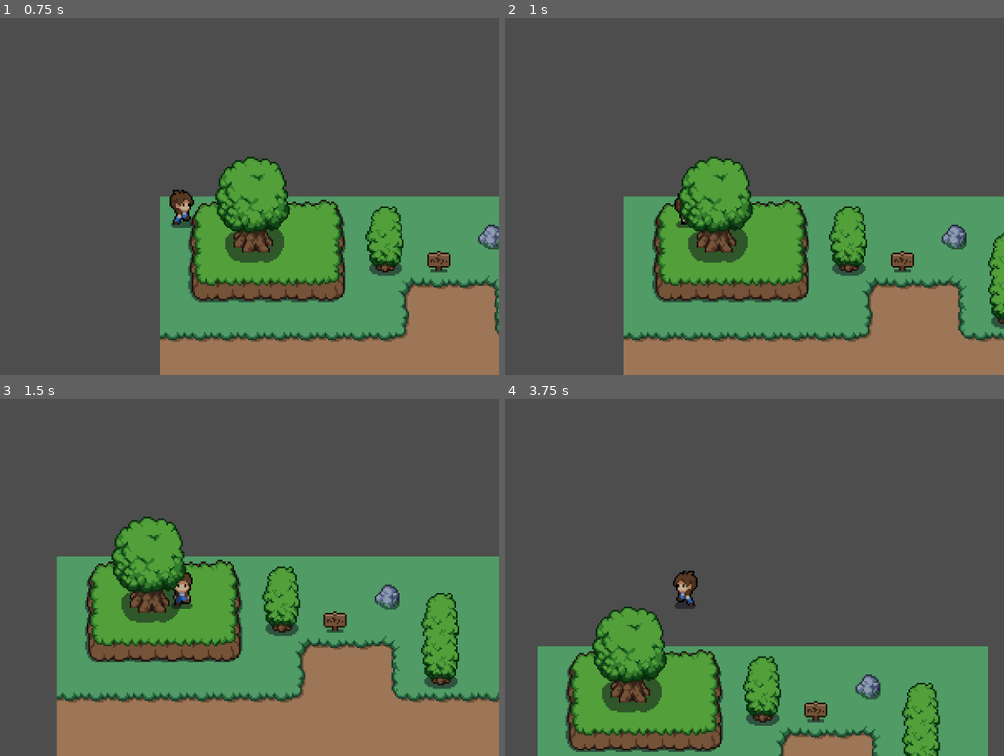
Above: before the commit, frames 1-4 (two rows, left to right).
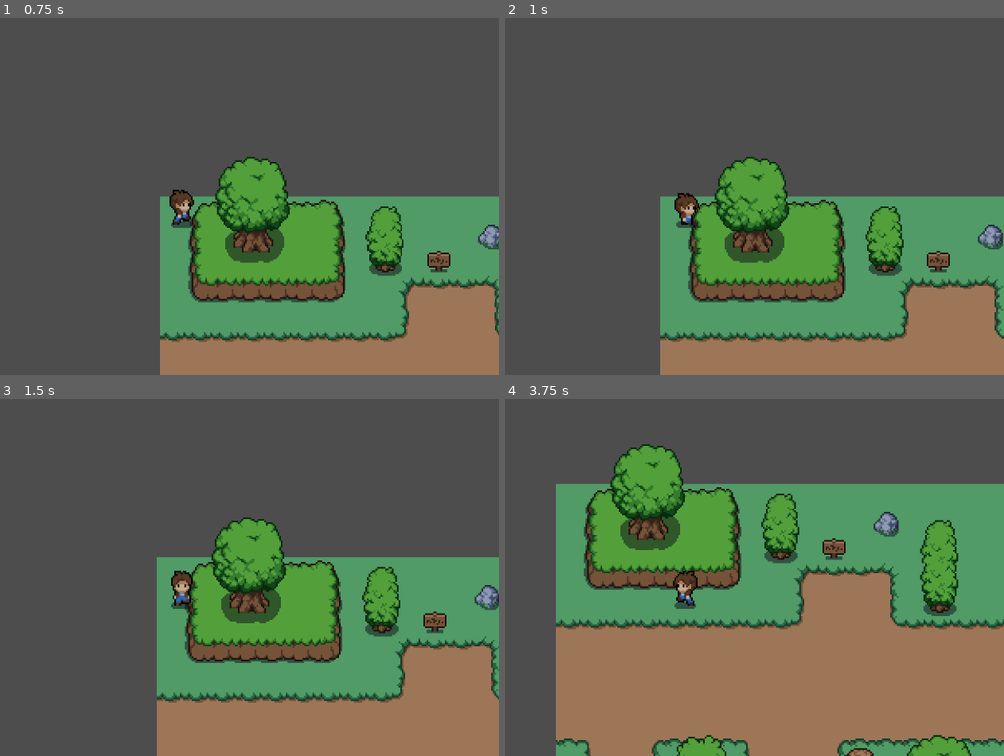
Above: after the commit, the same moments.

Repository: floweeb/godot2d_LE
Game: Godot game, scene res://scenes/level_1.tscn
Same seed, same stepped clock (60 frames per second), same inputs: the game is played once before the commit and once after it.
Inputs:
- Up to frame 1 (0.75 s): tap Enter at 0.5 s; hold D (right) from 0.53 s (still down)
- Up to frame 2 (1 s): keep holding D (right)
- Up to frame 3 (1.5 s): release D (right) at 1.28 s; hold S (down) from 1.28 s (still down)
- Up to frame 4 (3.75 s): release S (down) at 2.03 s; hold D (right) 2.03-2.78 s; hold W (up) 2.78-3.53 s; hold A (left) from 3.53 s (still down)

Frame 1 is identical in both runs. In frame 2, 20% of the frame differs, in the area x 23-100%, y 38-100%; in frame 3, 31%; in frame 4, 69%, in the area x 6-100%, y 12-100%.

Commit message:
most collision is set except one part of the mountain to help with climbing it, plus ysorting, but the plackert(*siko sure spelling) and the rock are interacting funnily with the player, when the player approaches from below

Diff:
--- a/scenes/landscape.tscn
+++ b/scenes/landscape.tscn
@@ -7,11 +7,14 @@
 0:4/0 = 0
 1:4/0 = 0
 2:4/0 = 0
+2:4/0/physics_layer_0/polygon_0/points = PackedVector2Array(-8, -2.625, -8, -4.875, 8, -4.25, 8, -1.875)
 3:4/0 = 0
+3:4/0/physics_layer_0/polygon_0/points = PackedVector2Array(2, -0.125, -1.375, -2.875, -8, -4, -4.75, -5.5, 2, -3.625, 6.625, 8, 4.5, 8)
 4:4/0 = 0
 5:4/0 = 0
 0:5/0 = 0
 1:5/0 = 0
+1:5/0/physics_layer_0/polygon_0/points = PackedVector2Array(-4.375, -9.5, -1.25, -8, -2, 2.125, -1.375, 8, -4.125, 8, -5.375, 3)
 2:5/0 = 0
 3:5/0 = 0
 3:5/0/physics_layer_0/polygon_0/points = PackedVector2Array(2.25, 8, 2.25, -8, 5.625, -8, 6.375, 0, 6.625, 8)
--- a/scenes/objects.tscn
+++ b/scenes/objects.tscn
@@ -5,8 +5,14 @@
 [sub_resource type="TileSetAtlasSource" id="TileSetAtlasSource_1oixm"]
 texture = ExtResource("1_bdh55")
 0:0/0 = 0
+0:0/0/y_sort_origin = 3
+0:0/0/physics_layer_0/polygon_0/points = PackedVector2Array(6.25, 1.625, 5, 5.875, -3.25, 5.625, -5.875, 2.125)
 0:1/0 = 0
+0:1/0/y_sort_origin = 3
+0:1/0/physics_layer_0/polygon_0/points = PackedVector2Array(6.25, 1.625, 5, 5.875, -3.25, 5.625, -5.875, 2.125)
 5:0/0 = 0
+5:0/0/y_sort_origin = 3
+5:0/0/physics_layer_0/polygon_0/points = PackedVector2Array(6.25, 1.625, 6.375, 6.375, -6.625, 6.25, -6.75, 1.75)
 11:2/size_in_atlas = Vector2i(1, 2)
 11:2/0 = 0
 10:0/size_in_atlas = Vector2i(2, 1)
@@ -17,6 +23,8 @@
 0:5/0/physics_layer_0/polygon_0/points = PackedVector2Array(-8.66206, 12.1976, 7.6014, 12.0208, 12.7279, 19.799, 10.253, 26.163, -5.65685, 25.8094, -11.75, 22.25, -11.6673, 15.7331)
 6:7/size_in_atlas = Vector2i(2, 2)
 6:7/0 = 0
+6:7/0/y_sort_origin = 6
+6:7/0/physics_layer_0/polygon_0/points = PackedVector2Array(-14.125, 7.875, -10.6066, 11.1369, -1.875, 12.25, 5.625, 11.375, 15.125, 6.375, 15.125, 9, 10.5, 14, 1.375, 15.25, -5.625, 14.75, -10.125, 14.625, -15.5564, 11.1369)
 8:6/size_in_atlas = Vector2i(2, 1)
 8:6/0 = 0
 8:6/0/z_index = 2
@@ -25,8 +33,11 @@
 8:7/0/z_index = 2
 8:8/size_in_atlas = Vector2i(2, 1)
 8:8/0 = 0
+8:8/0/physics_layer_0/polygon_0/points = PackedVector2Array(-5.48008, 2.03293, 5.75, 1.25, 5.3033, 4.15425, 1.59099, 5.83363, -4.59619, 4.77297)
 10:7/size_in_atlas = Vector2i(2, 2)
 10:7/0 = 0
+10:7/0/y_sort_origin = 3
+10:7/0/physics_layer_0/polygon_0/points = PackedVector2Array(-9.125, -2.625, 8, -2.375, 12.875, 2.875, 8, 8, -6.5, 8, -11.125, 5.75, -12.625, -0.75)
 
 [sub_resource type="TileSet" id="TileSet_wmed8"]
 physics_layer_0/collision_layer = 1
